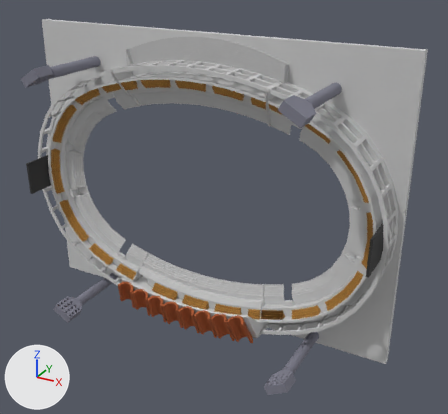
Renders of the OBJ model OutilObjetAssimp/PetitMoteur3D/modeles/Arene/Arene.obj from each side of a commit.
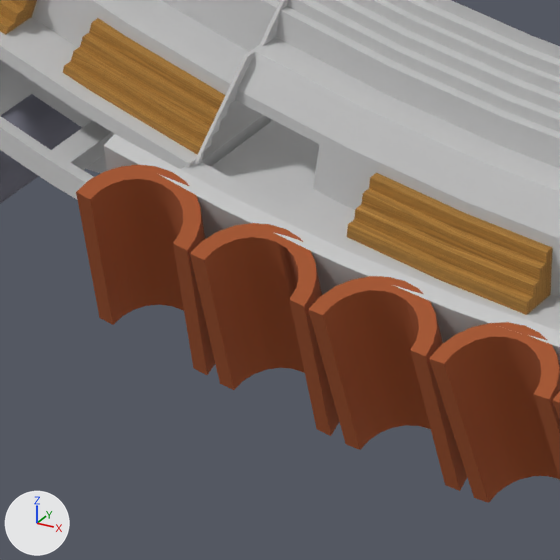
The first picture shows the older version from a 50 mm camera at (788.0, -810.0, 599.0) aimed at (372.0, -54.0, 221.0). The close-ups show both versions on the part from 24% to 40% of the width and 63% to 80% of the height of that picture; other places that the commit changed are outside them. The axes (+X, +Y, +Z) are drawn at lower left. The lights are the same throughout. Where no turn or scale is listed for an object, it has been applied to the vertices.

Names of what the first close-up shows: 'Arene', 'Banc00', 'Banc01', 'Banc23', 'Base', 'Bordure', 'Poutre_Arene_041', 'Spot03', 'ToitDeco_Arene_011'.
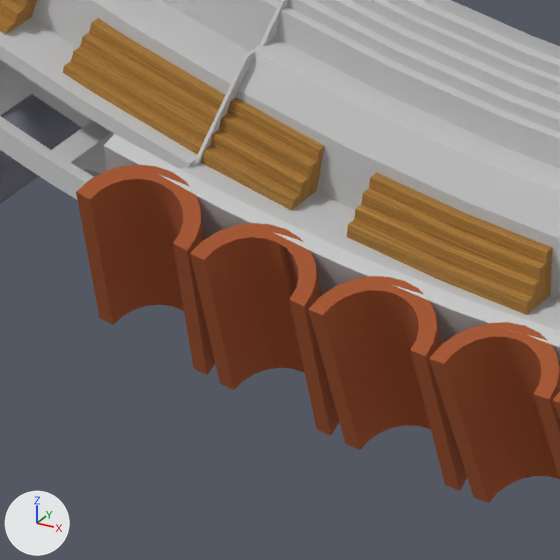
The newer file is also rescaled (x1.499), turned or shifted as a whole; pictures and numbers use the older file's frame.

Diff of the bpy script that builds the scene:
```diff
--- a/OutilObjetAssimp/PetitMoteur3D/modeles/Arene/Arene.obj.py
+++ b/OutilObjetAssimp/PetitMoteur3D/modeles/Arene/Arene.obj.py
@@ me_banc024 @@
 # used by ob_banc024; location = (0.0, 0.0, 0.0)
-me_banc024.from_pydata(...)  # 19 vertices, 24 faces; spans x 251.9..280.1, y -56.4..-47.1, z -4.1..15.2
+me_banc024.from_pydata(...)  # 19 vertices, 24 faces; spans x 191.8..218.5, y -56.7..-46.5, z 35.1..53.8
+# me_banc024 part 1: 19 of 19 vertices moved; they spanned x 251.9..280.1, y -56.4..-47.1, z -4.1..15.2 and now span x 191.8..218.5, y -56.7..-46.5, z 35.1..53.8; mean shift (-61.0, 0.1, 38.9); largest move (277.3, -47.1, -4.1) -> (215.6, -46.5, 35.1)
 me_banc024.materials.append(mat_bois)
```

Boxes (x1, y1, x2, y2) around the edits, measured in the close-ups (560 x 560 px):
'Banc024', reshaped (not visible before)
    after: (201, 97, 324, 210)
